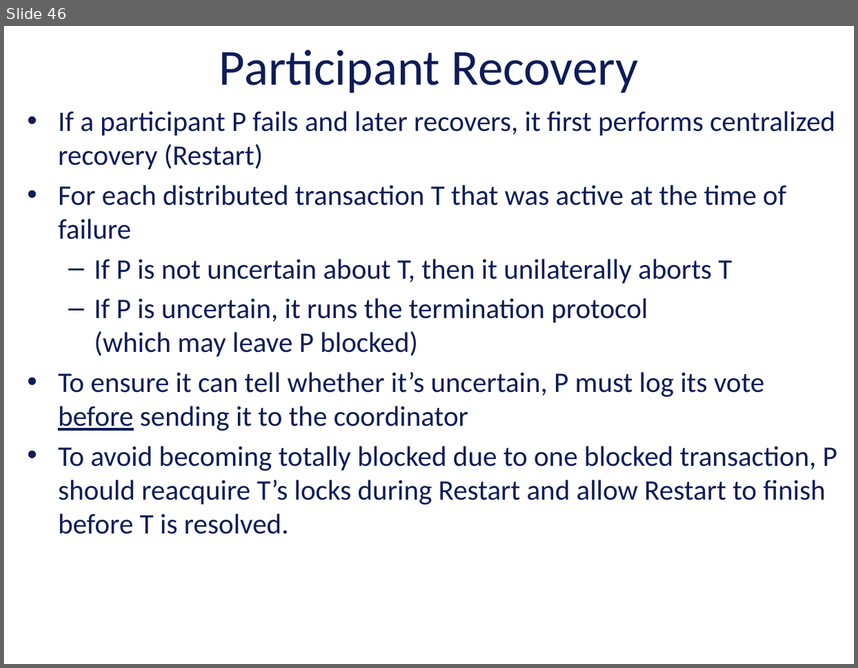
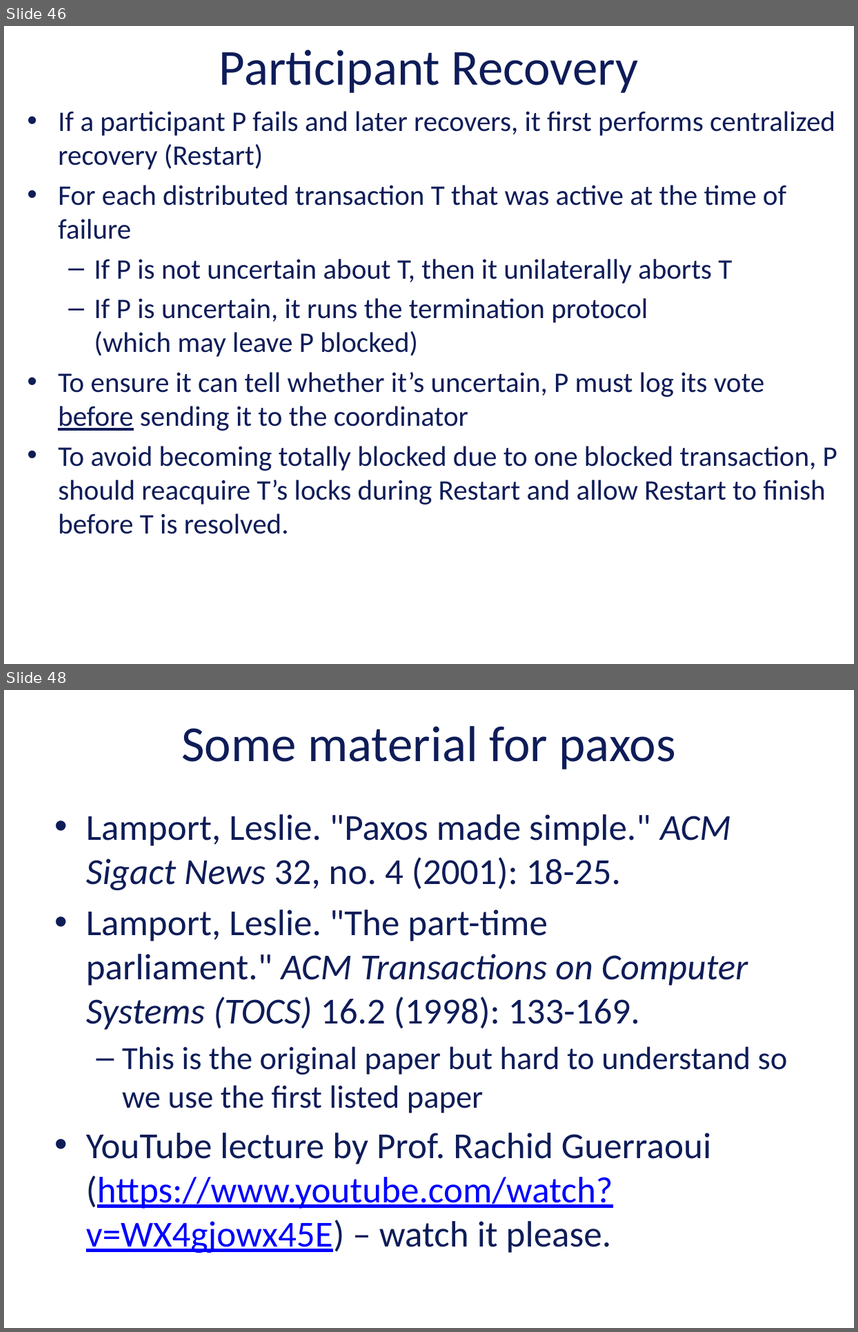
Before and after one commit to vu-resilient-distributed-systems/lectures-fall-2019, a slide deck: Module-5-AvoidingFailures/04_00_SoftwareFaultTolerance.pptx. Shown one above the other, each under a label of ours: slide 46 before the commit, slides 46 and 48 after it; the slides between them are not shown. The pictures are 858x668 and 858x1332 pixels, drawn with LibreOffice and Linux fonts; fonts in the diff are those of the drawing; background and template pictures are left out. Boxes give left, top, right and bottom in pixels: in the first picture for what was removed or moved away, otherwise in the second. Text is boxed around its words. In the diff, an @@ line names an element or a change of style, - is before the commit and + after.

```diff
--- a/Module-5-AvoidingFailures/04_00_SoftwareFaultTolerance.pptx
+++ b/Module-5-AvoidingFailures/04_00_SoftwareFaultTolerance.pptx
@@ slide 48 added at bbox=[4, 690, 854, 1328], background picture (left out) @@
@@ title added at bbox=[181, 726, 675, 769], 42.7 pt, text #0E1C58 @@
+Some material for paxos
@@ text added at bbox=[86, 814, 788, 1208], 31.1 pt, text #0E1C58 @@
+• Lamport, Leslie. "Paxos made simple." ACM Sigact News 32, no. 4 (2001): 18-25.
+• Lamport, Leslie. "The part-time parliament." ACM Transactions on Computer Systems (TOCS) 16.2 (1998): 133-169.
+  – This is the original paper but hard to understand so we use the first listed paper
+• YouTube lecture by Prof. Rachid Guerraoui (https://www.youtube.com/watch?v=WX4gjowx45E) – watch it please.
```
Also in this commit, not shown: 4 slides changed, 15 other slides added, 2 slides removed, 2 other files.
